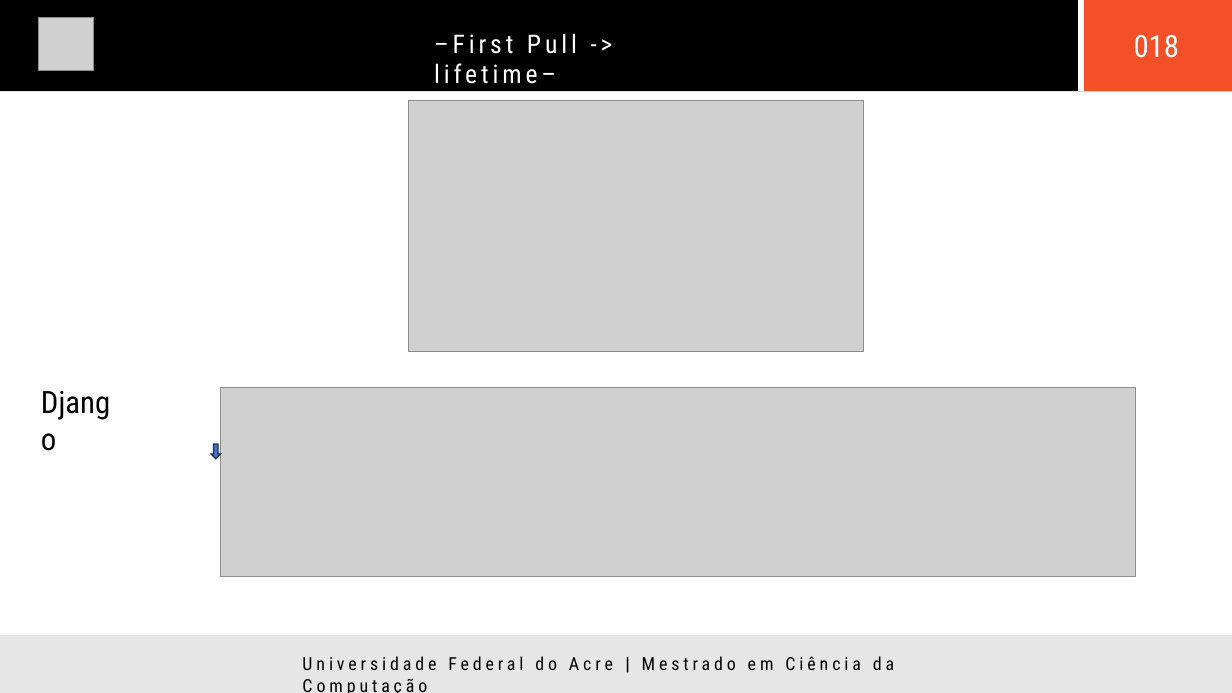
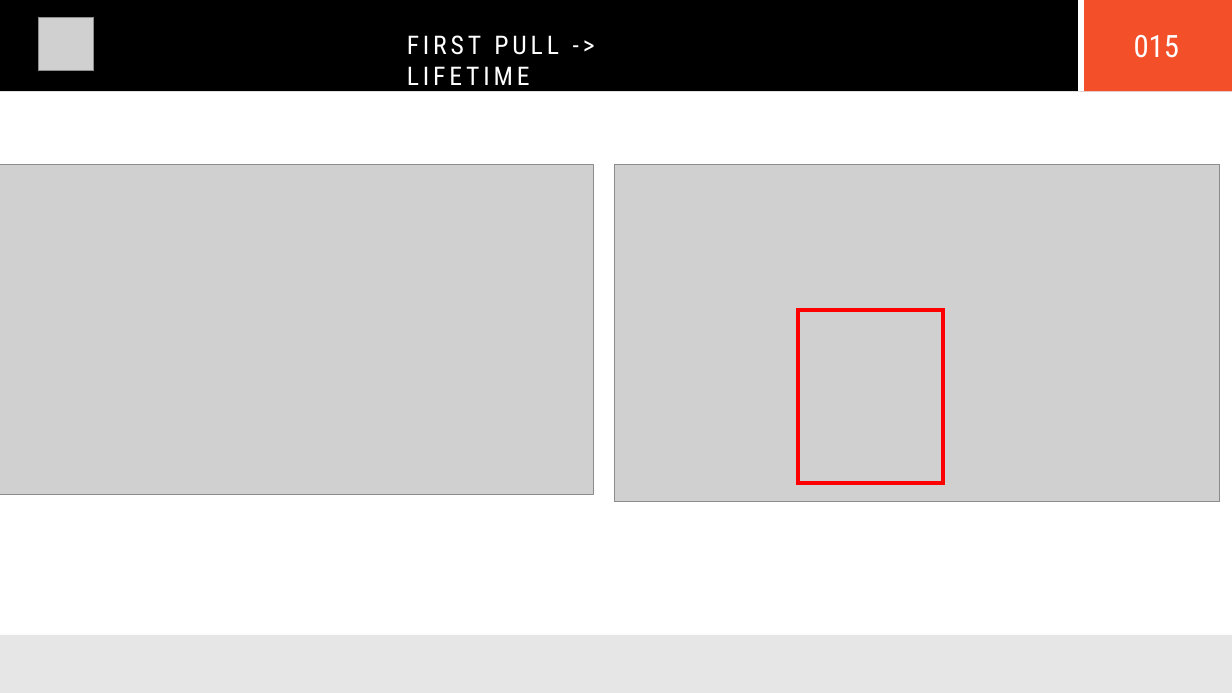
Before and after one commit to alvarolr/pyplotlibparadds, a slide deck: slide 15 of Experimento.pptx (slide 18 before the commit). Drawn at 1232x693 pixels with LibreOffice and Linux fonts; fonts in the diff are those of the drawing; grey boxes stand for pictures. Boxes give left, top, right and bottom in pixels: in the first picture for what was removed or moved away, otherwise in the second. Text is boxed around its words. In the diff, an @@ line names an element or a change of style, - is before the commit and + after.

```diff
--- a/Experimento.pptx
+++ b/Experimento.pptx
@@ text at bbox=[407, 35, 559, 92]: text changed @@
-–First Pull -> lifetime–
+FIRST PULL -> LIFETIME
@@ page number at bbox=[1134, 35, 1180, 58]: text changed @@
-018
+015
@@ picture removed at bbox=[409, 101, 864, 352] @@
@@ picture added at bbox=[0, 165, 593, 494] @@
@@ picture added at bbox=[615, 165, 1221, 502] @@
@@ rectangle added at bbox=[799, 311, 944, 483], outline #FF0000 3 pt @@
@@ text removed at bbox=[31, 379, 128, 425] @@
-Django
@@ picture removed at bbox=[221, 387, 1137, 576] @@
@@ down arrow removed at bbox=[212, 445, 221, 459] @@
@@ text removed at bbox=[302, 656, 894, 693] @@
-Universidade Federal do Acre | Mestrado em Ciência da Computação
```
Also in this commit, not shown: 4 other slides changed, 14 slides added, 35 slides removed, 6 other files.
